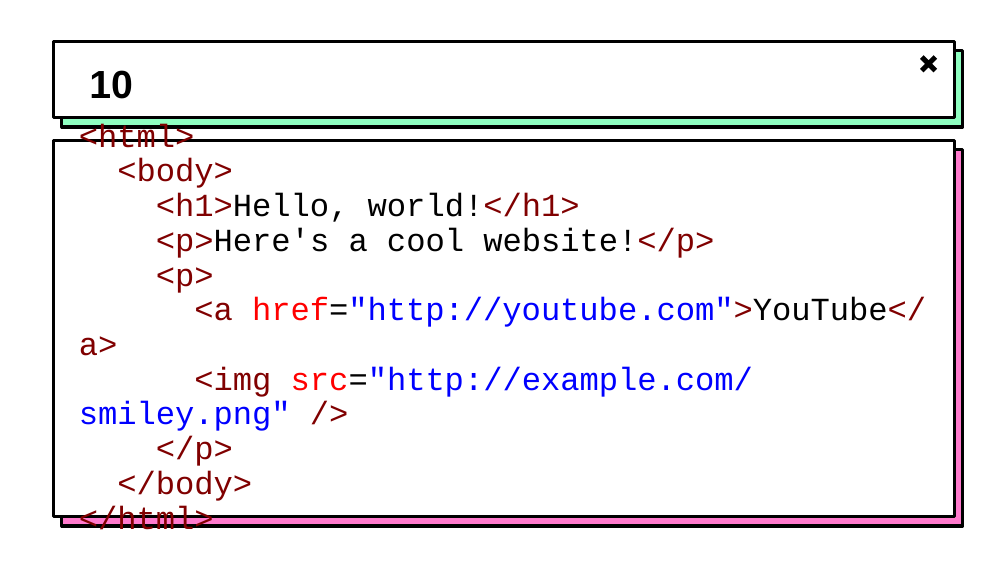
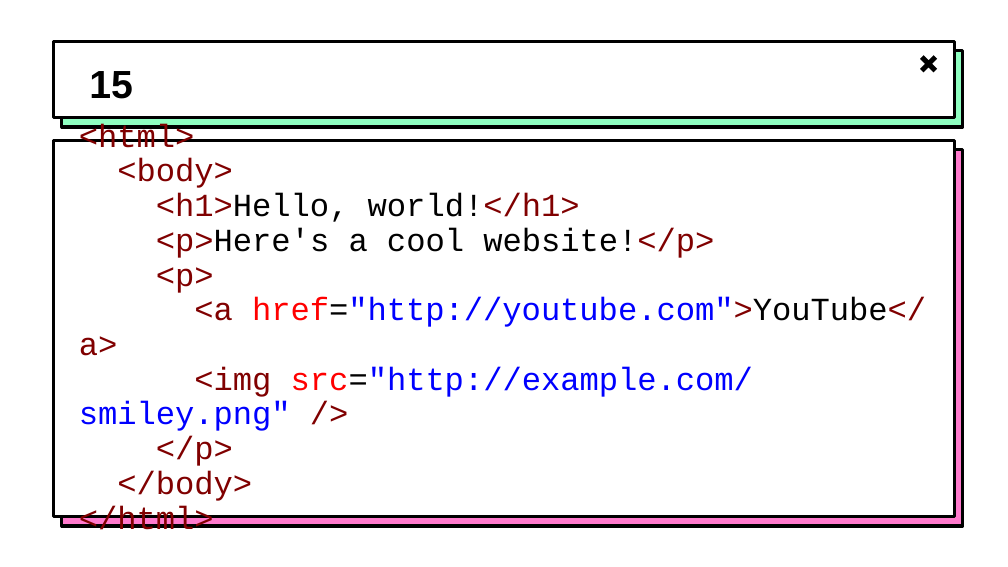
Before and after one commit to hytechclub/web-101, a slide deck: slide 16 of Week02/NameThatElement.pptx (slide 11 before the commit). Drawn at 1008x567 pixels with LibreOffice and Linux fonts; fonts in the diff are those of the drawing; background and template pictures are left out. Boxes give left, top, right and bottom in pixels: in the first picture for what was removed or moved away, otherwise in the second. Text is boxed around its words. In the diff, an @@ line names an element or a change of style, - is before the commit and + after.

```diff
--- a/Week02/NameThatElement.pptx
+++ b/Week02/NameThatElement.pptx
@@ title at <box>89,71,133,99</box>: text changed @@
-10
+15
```
Also in this commit, not shown: 5 slides added, 2 other files.
